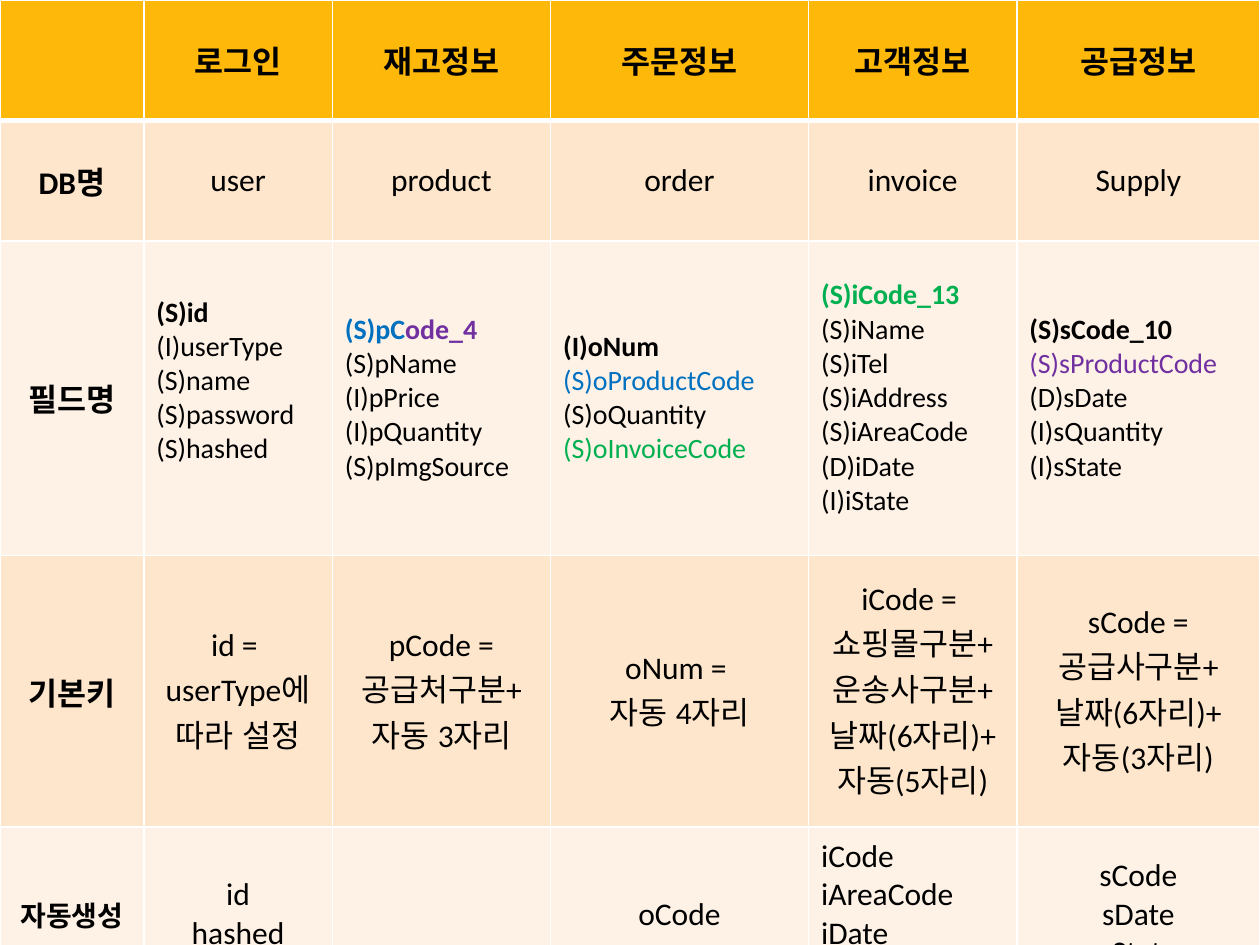
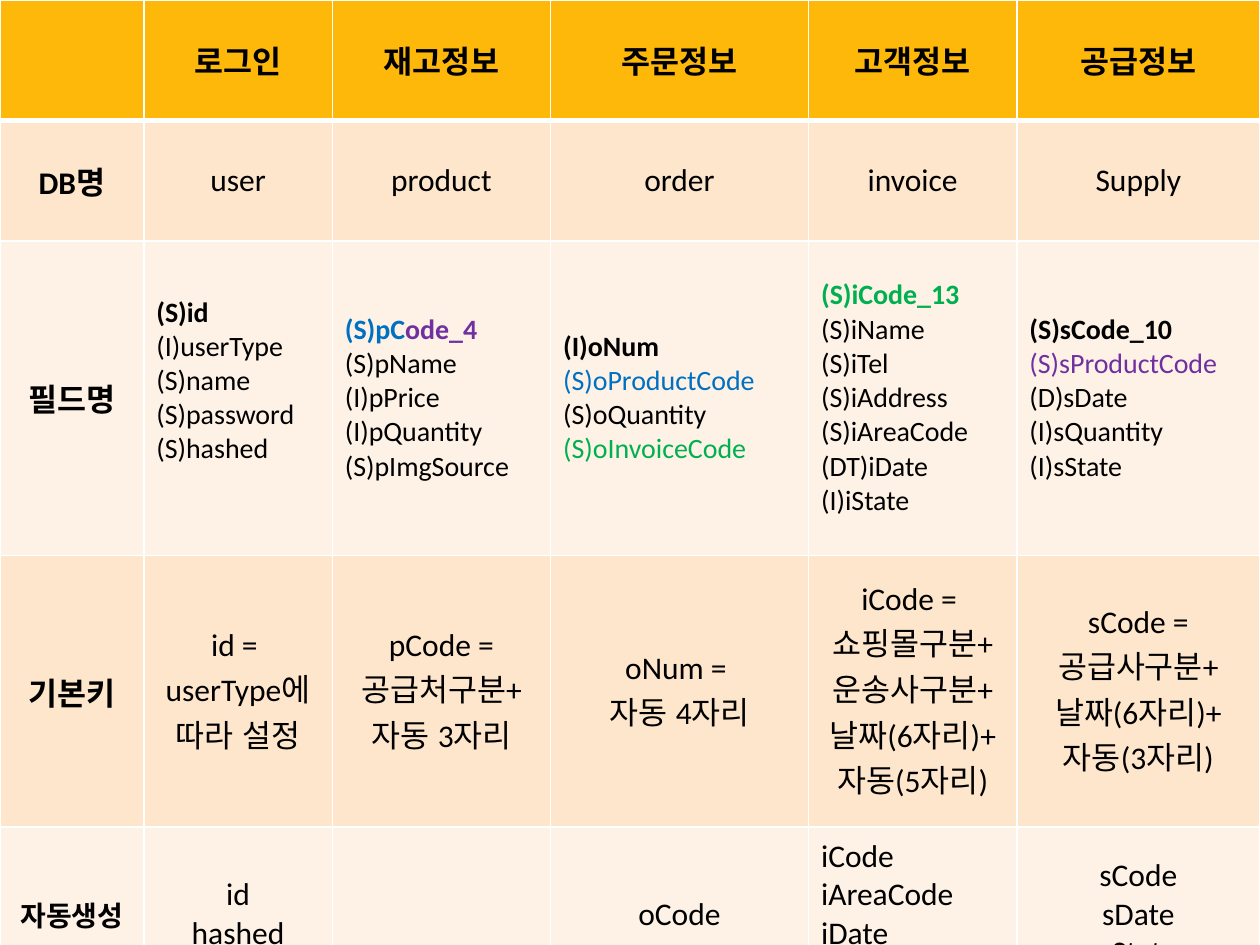
Before and after one commit to lx9203/fulfillmentBlue, a slide deck: slide 7 of BluePPT.pptx. Drawn at 1260x945 pixels with LibreOffice and Linux fonts; fonts in the diff are those of the drawing; background and template pictures are left out. Boxes give left, top, right and bottom in pixels: in the first picture for what was removed or moved away, otherwise in the second. Text is boxed around its words. In the diff, an @@ line names an element or a change of style, - is before the commit and + after.

```diff
--- a/BluePPT.pptx
+++ b/BluePPT.pptx
@@ table at box(0, 0, 1260, 945) @@
-row 3, column 5: (S)iCode_13 / (S)iName / (S)iTel / (S)iAddress / (S)iAreaCode / (D)iDate / (I)iState
+row 3, column 5: (S)iCode_13 / (S)iName / (S)iTel / (S)iAddress / (S)iAreaCode / (DT)iDate / (I)iState
```
Also in this commit, not shown: 7 other files.
